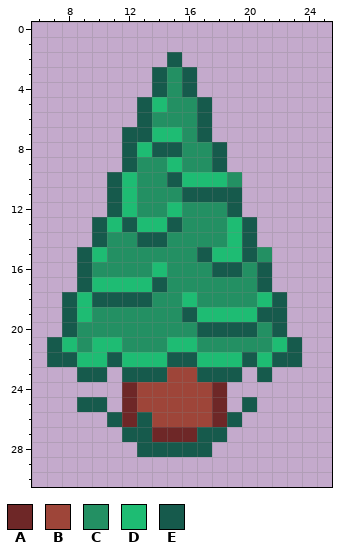
Edited in one commit: pixel-art sprite (Game/resources/pine.png). That is the earlier state.
The file is 32x32 pixels. Shown: x 6..25, y 0..30.
Palette (. is transparent): A #6e2727  B #9e4539  C #239063  D #1ebc73  E #165a4c
Now the later version:
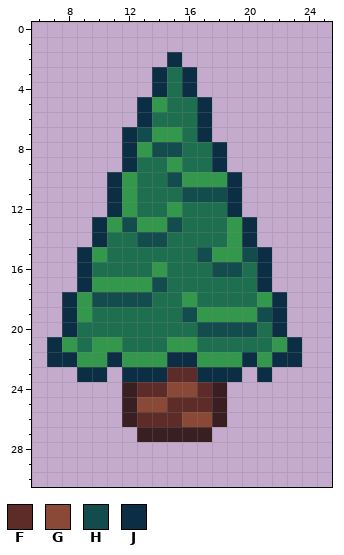
Colours new in this view: F #5d2c28  G #8a4836  H #134c4c  J #0c2e44
Change:
@@ palette @@
-A #6e2727
+A #391f21
-C #239063
+C #1e6f50
-D #1ebc73
+D #33984b
@@ x 6..25 @@
  1 ....................
- 2 .........E..........
- 3 ........ECE.........
- 4 ........ECE.........
- 5 .......EDCCE........
- 6 .......ECCCE........
- 7 ......EEDDCE........
- 8 ......EDEECCE.......
- 9 ......ECCDCCE.......
-10 .....EDCCEDDDC......
-11 .....EDCCCEEEE......
-12 .....EDCCDCCCE......
-13 ....EDEDDECCCDE.....
-14 ....ECCEECCCCDE.....
-15 ...EDCCCCCCEDDEC....
-16 ...ECCCCDCCCEECE....
-17 ...EDDDDECCCCCCE....
-18 ..EDEEEECCDCCCCDE...
-19 ..EDCCCCCCEDDDDEE...
-20 ..ECCCCCCCCEEEECE...
-21 .EDCDDCCCDDCCCCCDE..
-22 .EEDDEDDDEEDDDEDEE..
-23 ...EE.EEEBBEEE.E....
-24 ......ABBBBBA.......
-25 ...EE.ABBBBBA.E.....
-26 .....EAEBBBBAE......
-27 ......EEAAAEE.......
-28 .......EEEEE........
+ 2 .........J..........
+ 3 ........JCJ.........
+ 4 ........JCJ.........
+ 5 .......JDCCJ........
+ 6 .......JCCCJ........
+ 7 ......JHDDCJ........
+ 8 ......JDHHCCJ.......
+ 9 ......JCCDCCJ.......
+10 .....JDCCHDDDJ......
+11 .....JDCCCHHHJ......
+12 .....JDCCDCCCJ......
+13 ....JDHDDHCCCDJ.....
+14 ....JCCHHCCCCDJ.....
+15 ...JDCCCCCCHDDHJ....
+16 ...JCCCCDCCCHHCJ....
+17 ...JDDDDHCCCCCCJ....
+18 ..JDHHHHCCDCCCCDJ...
+19 ..JDCCCCCCHDDDDHJ...
+20 ..JCCCCCCCCHHHHCJ...
+21 .JDCDDCCCDDCCCCCDJ..
+22 .JJDDJDDDJJDDDJDJJ..
+23 ...JJ.JJJFFJJJ.J....
+24 ......AFFGGFA.......
+25 ......AGGFFFA.......
+26 ......AFFFGGA.......
+27 .......AAAAA........
+28 ....................
 29 ....................
Changed places in both pictures, as pixel boxes (x1, y1, x2, y2):
changed: (47, 52, 302, 457)
